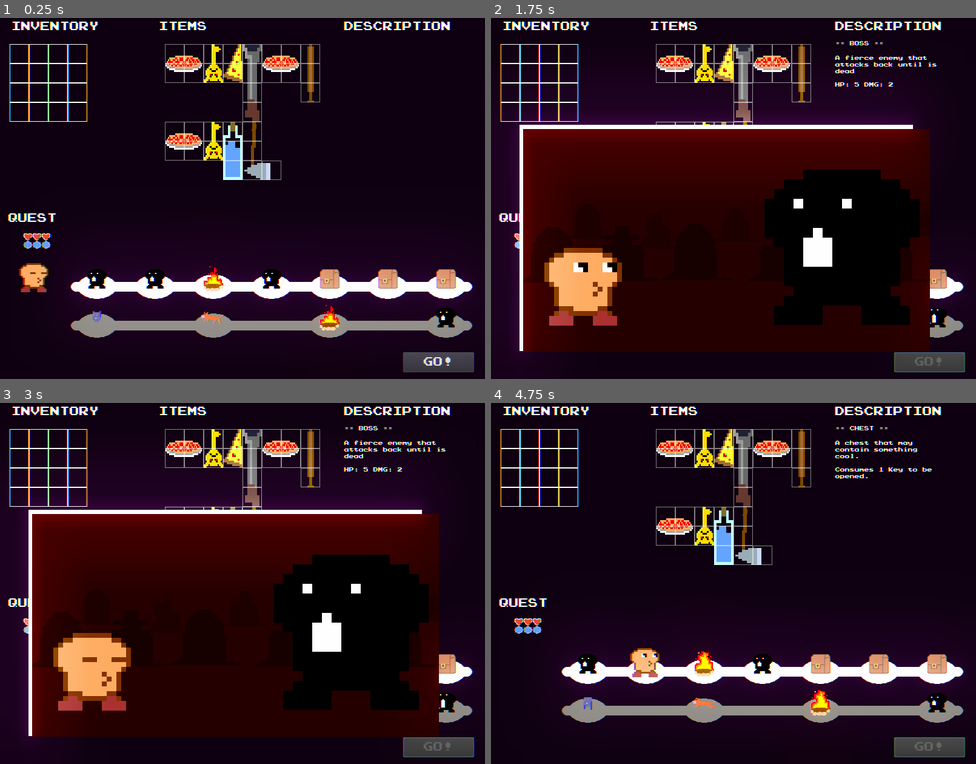
Above: before the commit, frames 1-4 (two rows, left to right).
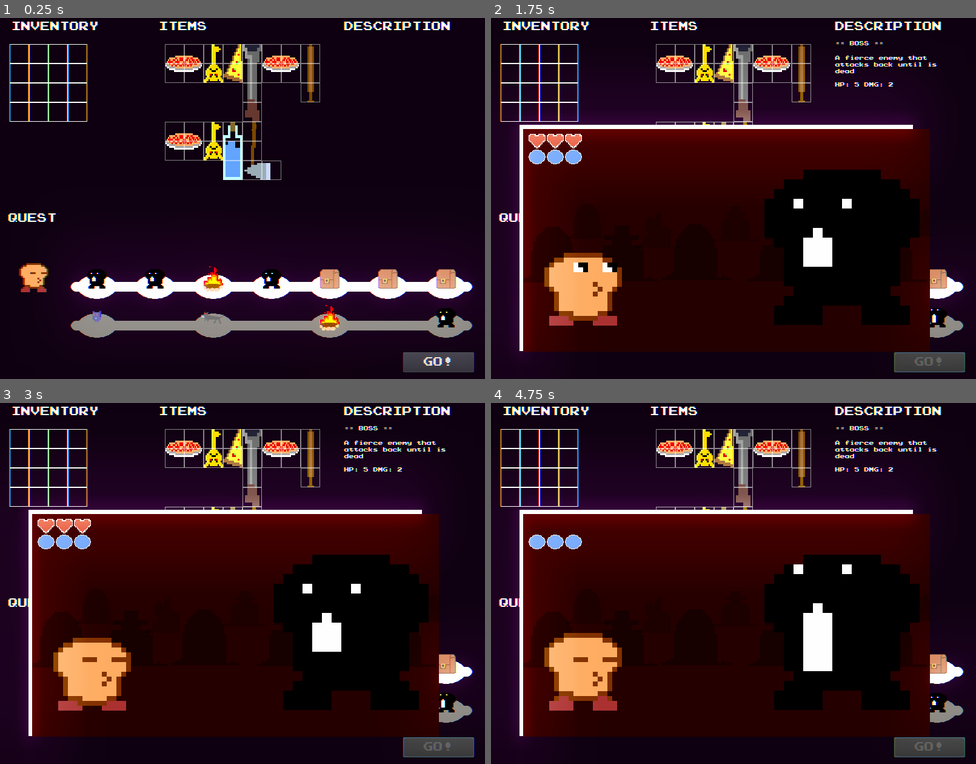
Above: after the commit, the same moments.

Repository: mcerdeira/inventory
Game: Godot game, scene res://scenes/Main.tscn
The game is run twice, just before and just after one commit, with the same random seed, the same clock (stepped at 60 frames per second) and the same inputs.
Inputs (mouse positions are in pixels of both pictures, inside the frame that each line leads up to):
- Up to frame 1 (0.25 s): no input
- Up to frame 2 (1.75 s): click "GO!" at 0.5 s; drag from (588, 281) to (510, 54) at 1.27 s
- Up to frame 3 (3 s): drag from (155, 666) to (19, 439) at 2.02 s; move the mouse to (213, 666) at 2.77 s; click (213, 666) at 2.92 s
- Up to frame 4 (4.75 s): drag from (762, 666) to (529, 439) at 3.52 s; drag from (820, 666) to (549, 439) at 4.27 s

The runs differ from the first frame. In frame 1, 0.3% of the frame differs, in the area x 4-47%, y 59-85%; in frame 2, 1.5%; in frame 3, 1.5%; in frame 4, 46%, in the area x 1-92%, y 6-93%.

Commit message:
Algo inicial de turnos

Diff:
--- a/src/scenes/EventWindow.gd
+++ b/src/scenes/EventWindow.gd
@@ -1,8 +1,10 @@
 extends Node2D
 var type = ""
 var anim = ""
-var pausetime = 2.5
+var pausetime = 1.5
 var back = ["woods", "graveyard"]
+var turn_list = []
+var enemy_obj = null
 
 func _ready():
 	visible = false
@@ -11,9 +13,51 @@
 func _physics_process(delta):
 	if visible:
 		pausetime -= 1 * delta
-		if pausetime <=0:
-			pausetime = 2.5
-			visible = false
+		if pausetime <= 0:
+			do_action()
+
+func do_action():
+	var turn = turn_list.pop_front()
+	if turn:
+		do_turn(turn)
+		pausetime = 0.5
+	else:
+		visible = false
+
+func do_turn(turn):
+	if turn == "coins":
+		Global.COINS += 1
+	elif turn == "heal":
+		Global.HP = Global.HP_TOTAL
+		Global.MP = Global.MP_TOTAL
+	elif turn == "attack":
+		enemy_obj.hp -= 1
+		if enemy_obj.hp <= 0:
+			turn_list = []
+	elif turn == "hurt":
+		var dmg = enemy_obj.dmg
+		Global.HP -= enemy_obj.dmg
+		if Global.HP <= 0:
+			turn_list = []
+
+func get_action():
+	turn_list = []
+	if type.type == "reward":
+		turn_list.append("coins")
+	if type.type == "restauration":
+		turn_list.append("heal")
+	if type.type == "enemy":
+		turn_list.append(basic_attack())
+	if type.type == "boss":
+		turn_list.append(basic_attack())
+
+func basic_attack():
+	for i in range(9999):
+		var action = ""
+		if i % 2 == 0:
+			turn_list.append("attack")
+		else:
+			turn_list.append("hurt")
 
 func set_type(_type, _anim):
 	var b = Global.pick_random(back)
@@ -23,7 +67,10 @@
 		$ColorRect2.color = Color8(38, 0, 0, 255)
 
 	$Backgrounds.choose_background(b)
+	pausetime = 1.5
 	visible = true
 	type = _type
 	anim = _anim
+	enemy_obj = type
 	$icon.animation = anim
+	get_action()
--- a/src/scenes/EventWindow.tscn
+++ b/src/scenes/EventWindow.tscn
@@ -26,6 +26,7 @@
 [ext_resource path="res://art_vault/images/gravestone_spr_4.png" type="Texture" id=24]
 [ext_resource path="res://art_vault/images/gravestone_spr_1.png" type="Texture" id=25]
 [ext_resource path="res://scenes/Backgrounds.gd" type="Script" id=26]
+[ext_resource path="res://scenes/player_stats.tscn" type="PackedScene" id=27]
 
 [sub_resource type="SpriteFrames" id=2]
 animations = [ {
@@ -236,6 +237,7 @@
 
 [node name="player" type="AnimatedSprite" parent="player"]
 frames = SubResource( 2 )
+frame = 1
 playing = true
 __meta__ = {
 "_edit_lock_": true
@@ -253,6 +255,9 @@
 position = Vector2( 648, 336 )
 scale = Vector2( 8, 8 )
 frames = SubResource( 4 )
-animation = "bat"
-frame = 2
+animation = "treasure"
 playing = true
+
+[node name="player_stats" parent="." instance=ExtResource( 27 )]
+position = Vector2( 175, 81.0001 )
+scale = Vector2( 6, 6 )
--- a/src/scenes/Main.tscn
+++ b/src/scenes/Main.tscn
@@ -1,15 +1,14 @@
-[gd_scene load_steps=28 format=2]
+[gd_scene load_steps=27 format=2]
 
 [ext_resource path="res://fonts/prstartk.ttf" type="DynamicFontData" id=1]
 [ext_resource path="res://scenes/Slot.tscn" type="PackedScene" id=2]
 [ext_resource path="res://scenes/Information.gd" type="Script" id=3]
-[ext_resource path="res://sprites/heart.png" type="Texture" id=4]
+[ext_resource path="res://scenes/player_stats.tscn" type="PackedScene" id=4]
 [ext_resource path="res://scenes/path.tscn" type="PackedScene" id=5]
 [ext_resource path="res://sprites/player.tscn" type="PackedScene" id=6]
 [ext_resource path="res://scenes/btn_start.gd" type="Script" id=7]
 [ext_resource path="res://scenes/EventWindow.tscn" type="PackedScene" id=8]
 [ext_resource path="res://scenes/Background.tscn" type="PackedScene" id=11]
-[ext_resource path="res://sprites/mana.png" type="Texture" id=12]
 [ext_resource path="res://scenes/OutSide.gd" type="Script" id=16]
 [ext_resource path="res://scenes/InventoryArea.gd" type="Script" id=17]
 [ext_resource path="res://scenes/Main.gd" type="Script" id=18]
@@ -229,39 +228,8 @@
 
 [node name="HerosPath" type="Node2D" parent="."]
 
-[node name="player_stats" type="Node2D" parent="HerosPath"]
-position = Vector2( 61, 326 )
-scale = Vector2( 3, 3 )
-
-[node name="life" type="Sprite" parent="HerosPath/player_stats"]
-position = Vector2( -5, 13.3333 )
-scale = Vector2( 0.2, 0.2 )
-texture = ExtResource( 4 )
-
-[node name="life2" type="Sprite" parent="HerosPath/player_stats"]
-position = Vector2( -7.62939e-06, 13.3333 )
-scale = Vector2( 0.2, 0.2 )
-texture = ExtResource( 4 )
-
-[node name="life3" type="Sprite" parent="HerosPath/player_stats"]
-position = Vector2( 4.99999, 13.3333 )
-scale = Vector2( 0.2, 0.2 )
-texture = ExtResource( 4 )
-
-[node name="mana" type="Sprite" parent="HerosPath/player_stats"]
-position = Vector2( -5, 17.6667 )
-scale = Vector2( 0.2, 0.2 )
-texture = ExtResource( 12 )
-
-[node name="mana2" type="Sprite" parent="HerosPath/player_stats"]
-position = Vector2( -7.62939e-06, 17.6667 )
-scale = Vector2( 0.2, 0.2 )
-texture = ExtResource( 12 )
-
-[node name="mana3" type="Sprite" parent="HerosPath/player_stats"]
-position = Vector2( 4.99998, 17.6667 )
-scale = Vector2( 0.2, 0.2 )
-texture = ExtResource( 12 )
+[node name="player_stats" parent="HerosPath" instance=ExtResource( 4 )]
+visible = false
 
 [node name="path1" parent="HerosPath" instance=ExtResource( 5 )]
 
@@ -272,6 +240,7 @@
 [node name="player" parent="HerosPath" instance=ExtResource( 6 )]
 
 [node name="EventWindow" parent="." instance=ExtResource( 8 )]
+visible = false
 position = Vector2( -69, 47 )
 z_index = 4096
 
--- /dev/null
+++ b/src/scenes/player_stats.gd
@@ -0,0 +1,23 @@
+extends Node2D
+
+func _physics_process(delta):
+	$life.visible = false
+	$life2.visible = false
+	$life3.visible = false
+	$mana.visible = false
+	$mana2.visible = false
+	$mana3.visible = false
+
+	if Global.HP > 0:
+		$life.visible = true
+	if Global.HP > 1:
+		$life2.visible = true
+	if Global.HP > 2:
+		$life3.visible = true
+
+	if Global.MP > 0:
+		$mana.visible = true
+	if Global.MP > 1:
+		$mana2.visible = true
+	if Global.MP > 2:
+		$mana3.visible = true
--- /dev/null
+++ b/src/scenes/player_stats.tscn
@@ -0,0 +1,40 @@
+[gd_scene load_steps=4 format=2]
+
+[ext_resource path="res://scenes/player_stats.gd" type="Script" id=1]
+[ext_resource path="res://sprites/heart.png" type="Texture" id=2]
+[ext_resource path="res://sprites/mana.png" type="Texture" id=3]
+
+[node name="player_stats" type="Node2D"]
+position = Vector2( 61, 326 )
+scale = Vector2( 3, 3 )
+script = ExtResource( 1 )
+
+[node name="life" type="Sprite" parent="."]
+position = Vector2( -5, 13.3333 )
+scale = Vector2( 0.2, 0.2 )
+texture = ExtResource( 2 )
+
+[node name="life2" type="Sprite" parent="."]
+position = Vector2( -7.62939e-06, 13.3333 )
+scale = Vector2( 0.2, 0.2 )
+texture = ExtResource( 2 )
+
+[node name="life3" type="Sprite" parent="."]
+position = Vector2( 4.99999, 13.3333 )
+scale = Vector2( 0.2, 0.2 )
+texture = ExtResource( 2 )
+
+[node name="mana" type="Sprite" parent="."]
+position = Vector2( -5, 17.6667 )
+scale = Vector2( 0.2, 0.2 )
+texture = ExtResource( 3 )
+
+[node name="mana2" type="Sprite" parent="."]
+position = Vector2( -7.62939e-06, 17.6667 )
+scale = Vector2( 0.2, 0.2 )
+texture = ExtResource( 3 )
+
+[node name="mana3" type="Sprite" parent="."]
+position = Vector2( 4.99998, 17.6667 )
+scale = Vector2( 0.2, 0.2 )
+texture = ExtResource( 3 )
--- a/src/scripts/Global.gd
+++ b/src/scripts/Global.gd
@@ -10,6 +10,11 @@
 var path = 0
 var event_window = null
 var QUEST_STARTED = false
+var COINS = 0
+var HP_TOTAL = 3
+var MP_TOTAL = 3
+var HP = HP_TOTAL
+var MP = MP_TOTAL
 
 var apple = {
 	"name": "Apple",
@@ -130,7 +135,7 @@
 	"name": "Chest",
 	"description": "A chest that may contain something cool.",
 	"long_description": "Consumes 1 Key to be opened.",
-	"type": "milestone",
+	"type": "reward",
 	"value" : 1,
 	"resource": "treasure"
 }
@@ -139,7 +144,7 @@
 	"name": "Bornfire",
 	"description": "A warm bornfire.",
 	"long_description": "Fully restores HP and MP.",
-	"type": "milestone",
+	"type": "restauration",
 	"value" : 1,
 	"resource": "bornfire"
 }
Not shown: 1 places in src/scenes/EventWindow.tscn that only renumber resources
Binary file changed: src/sprites/wolf_spr_0.png
Binary file changed: src/sprites/wolf_spr_1.png
Binary file changed: src/sprites/wolf_spr_2.png
Binary file changed: src/sprites/wolf_spr_3.png
